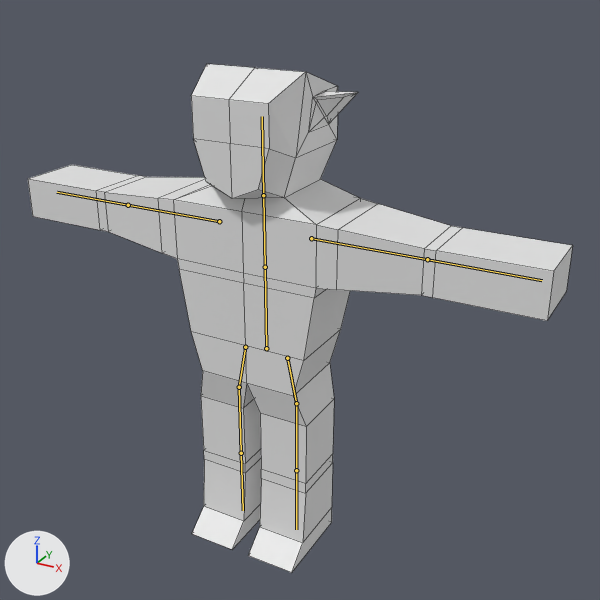
A saved change to the Blender file Blender-mobs/RPGGame_Characters.blend.
Camera for both pictures: a camera (50 mm lens) standing at (1.224, -2.006, 1.876) and looking at (0.136, -0.027, 0.886). Lighting does not change. The marker at lower left points along +X, +Y and +Z. The bones that bend it are drawn over the model as lines. Mesh edges are drawn as thin lines.
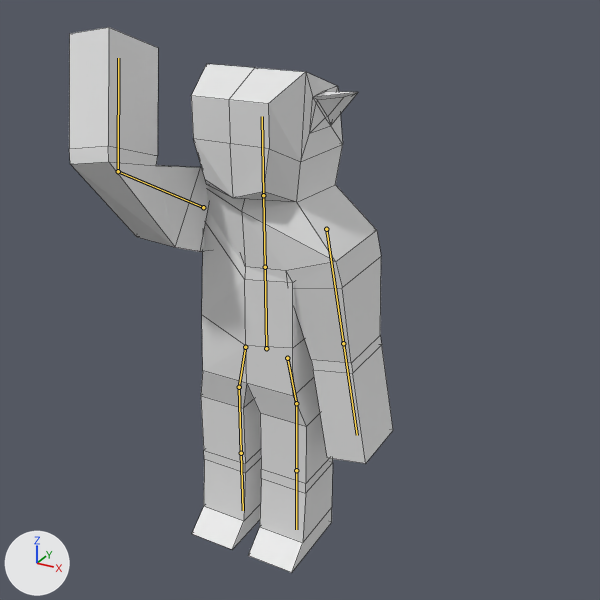
The newer file adds an action. The first version stands in its rest pose; the second is drawn at frame 12 of the action 'swing_right'.

Boxes (x1, y1, x2, y2) around the edits, measured in the pictures (600 x 600 px):
'Cube', posed (40% narrower, 7% taller): before (28, 64, 573, 573); after (69, 27, 393, 573)
bone 'arm l 1', root to tip: before (311, 238) to (427, 259); after (326, 229) to (343, 343)
bone 'arm r 1', root to tip: before (219, 221) to (128, 205); after (203, 207) to (118, 171)
bone 'arm r 2', root to tip: before (128, 205) to (57, 192); after (118, 171) to (118, 58)

The edits, one by one:
Bone 'arm l 1' (bone_arm_l_1) moves from (0.0, 0.0, 0.0) to (-0.037, 0.049, 0.0).
Bone 'arm l 1' (bone_arm_l_1) turns from (0, 0, 0) to (0, 0, -80) degrees about its own x, y and z.
Bone 'arm r 1' (bone_arm_r_1) moves from (0.0, 0.0, 0.0) to (0.0, 0.057, -0.037).
Bone 'arm r 1' (bone_arm_r_1) turns from (0, 0, 0) to (80, 120, 0) degrees about its own x, y and z.
Bone 'arm r 2' (bone_arm_r_2) turns from (0, 0, 0) to (-8, 10, -80) degrees about its own x, y and z.
